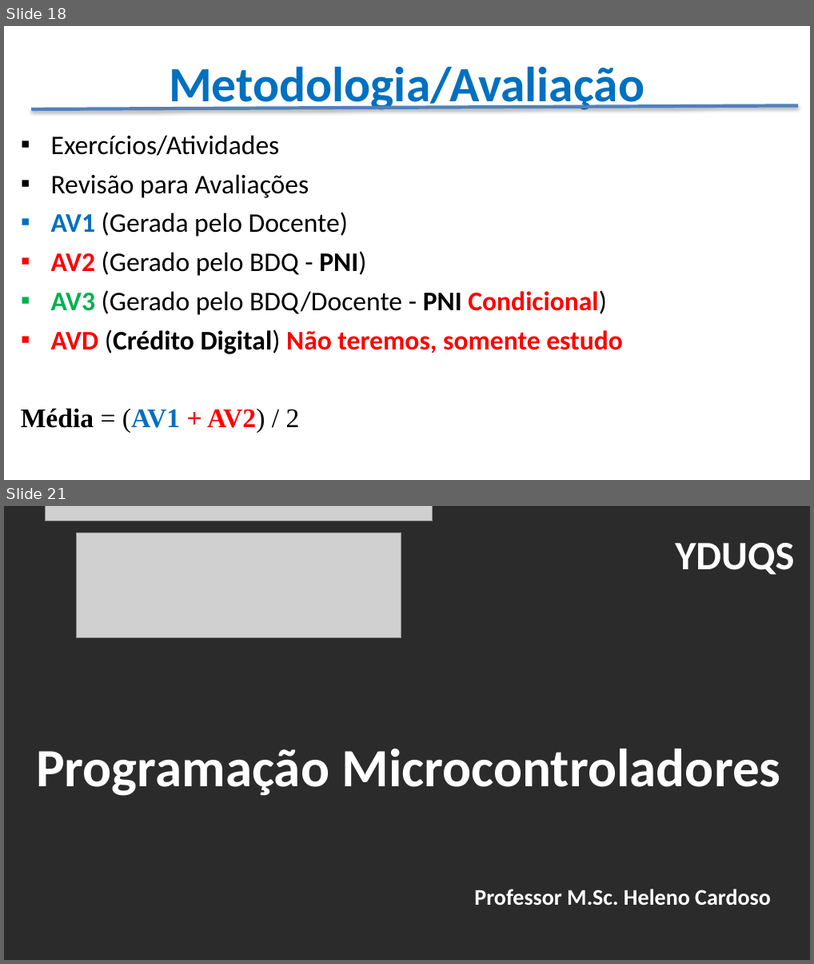
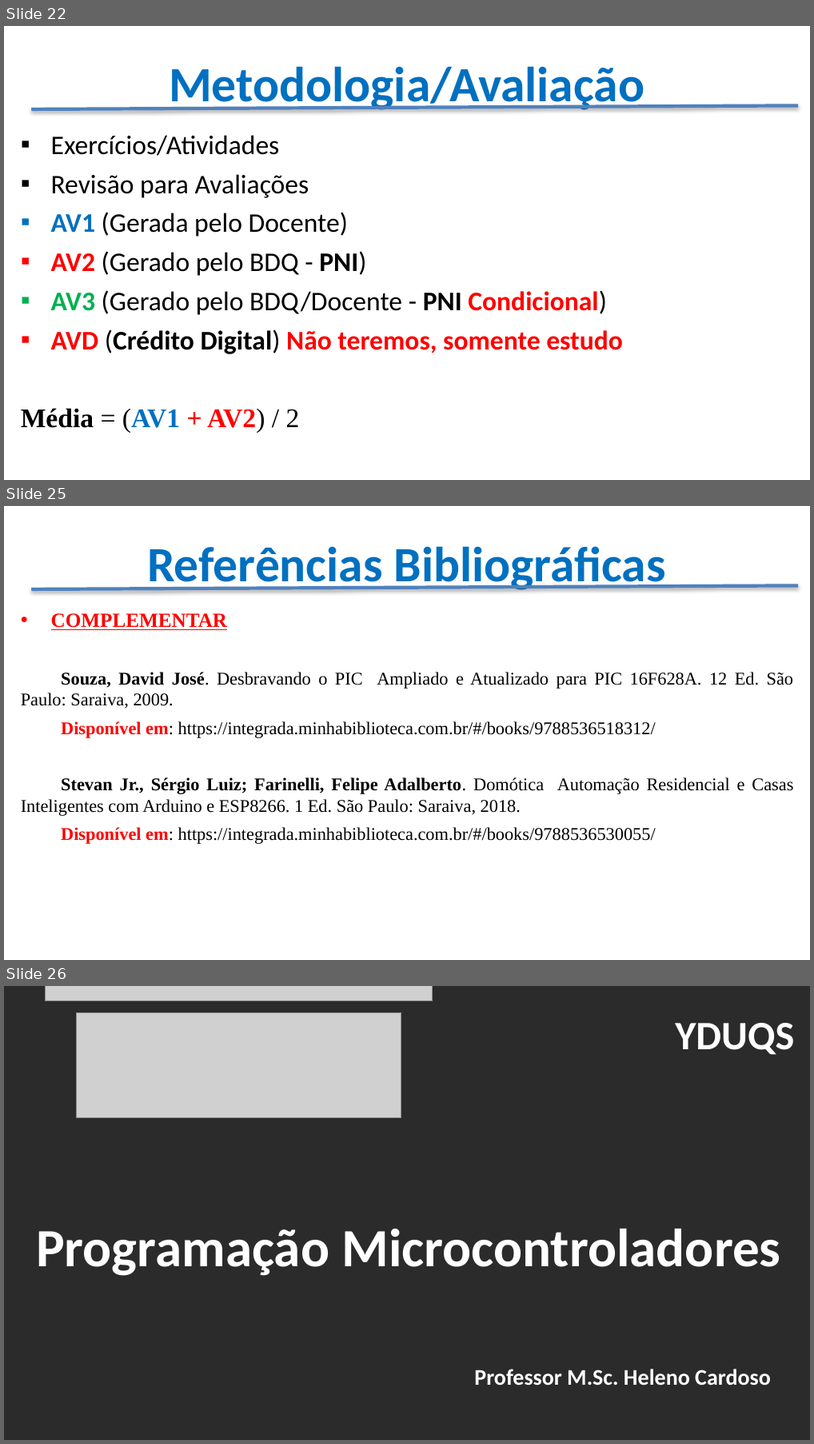
Before and after one commit to CloudEducationBrazil/WydenArea1ProgramacaoMicrocontroladores, a slide deck: Apresentação - Programação Microcontroladores.pptx. Shown one above the other, each under a label of ours: slides 18 and 21 before the commit, slides 22, 25 and 26 after it; the slides between them are not shown. The pictures are 814x964 and 814x1444 pixels, drawn with LibreOffice and Linux fonts; fonts in the diff are those of the drawing; grey boxes stand for pictures; background and template pictures are left out; a plain dark background stands for a picture behind light text. Boxes give left, top, right and bottom in pixels: in the first picture for what was removed or moved away, otherwise in the second. Text is boxed around its words. In the diff, an @@ line names an element or a change of style, - is before the commit and + after.

```diff
--- a/Apresentação - Programação Microcontroladores.pptx
+++ b/Apresentação - Programação Microcontroladores.pptx
@@ slide 25 added at [4, 506, 810, 960], background picture (left out) @@
@@ title added at [147, 546, 666, 593], 44 pt, text #0070C0, bold @@
+Referências Bibliográficas
@@ line added from (31, 589) to (798, 586), #4F81BD 3 pt @@
@@ text added at [21, 613, 794, 844], 16 pt, text #000000 @@
+• COMPLEMENTAR
+Souza, David José. Desbravando o PIC Ampliado e Atualizado para PIC 16F628A. 12 Ed. São Paulo: Saraiva, 2009.
+Disponível em: https://integrada.minhabiblioteca.com.br/#/books/9788536518312/
+Stevan Jr., Sérgio Luiz; Farinelli, Felipe Adalberto. Domótica Automação Residencial e Casas Inteligentes com Arduino e ESP8266. 1 Ed. São Paulo: Saraiva, 2018.
+Disponível em: https://integrada.minhabiblioteca.com.br/#/books/9788536530055/
@@ what was slide 18 is now slide 22 @@
@@ what was slide 21 is now slide 26 @@
```
Also in this commit, not shown: 12 slides changed, 6 other slides added, 2 slides removed.
